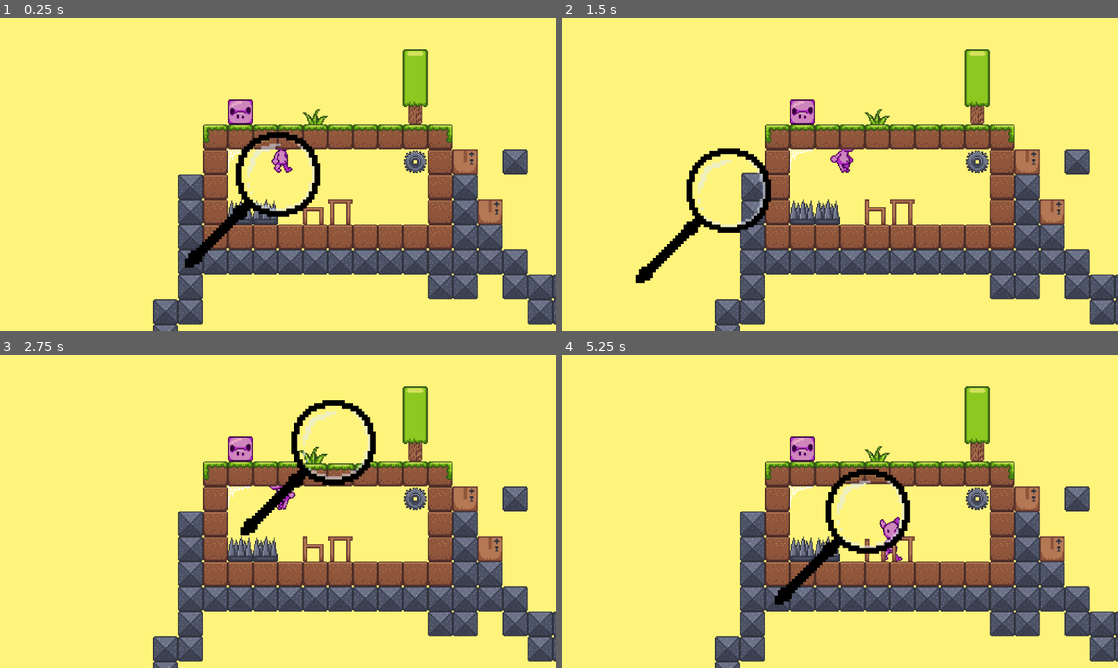
Above: before the commit, frames 1-4 (two rows, left to right).
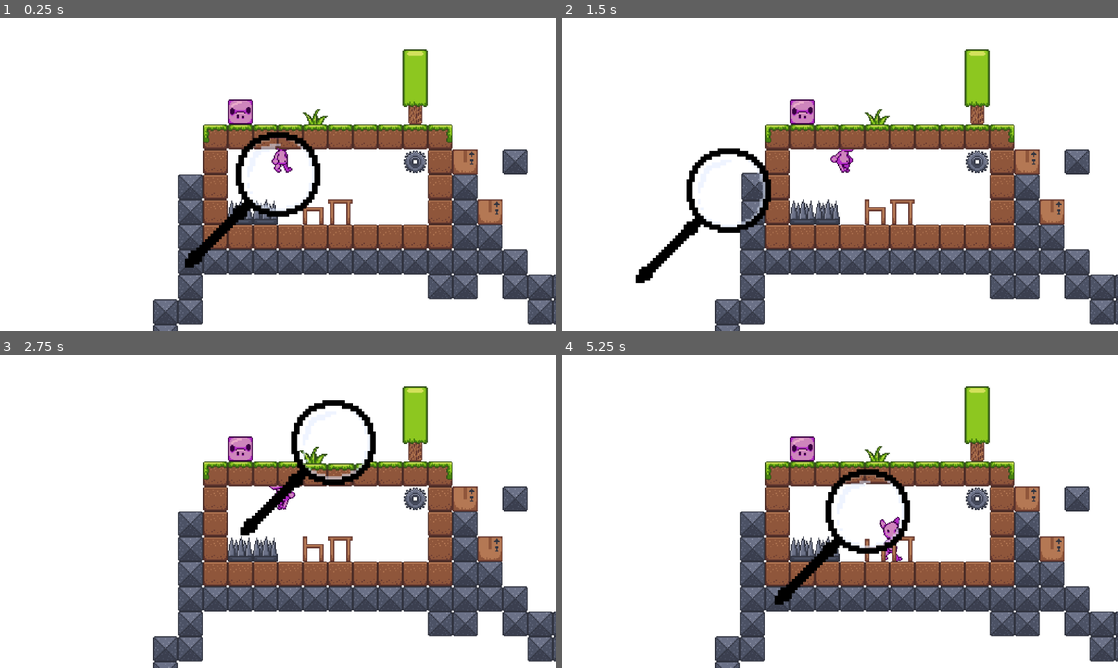
Above: after the commit, the same moments.

Repository: BlendyDev/GMTK2024
Game: Godot game, scene res://scenes/game.tscn
Same seed, same stepped clock (60 frames per second), same inputs: the game is played once before the commit and once after it.
Inputs (mouse positions are in pixels of both pictures, inside the frame that each line leads up to):
- Up to frame 1 (0.25 s): no input
- Up to frame 2 (1.5 s): move the mouse to (962, 158) at 0.52 s; hold Right (RIGHT) from 0.53 s (still down); tap Mouse wheel down (SCROLL_DOWN) at 0.6 s; tap W (UP) at 0.77 s; move the mouse to (728, 190) at 1.27 s; tap Mouse wheel up (SCROLL_UP) at 1.35 s
- Up to frame 3 (2.75 s): tap W (UP) at 1.52 s; move the mouse to (333, 442) at 2.02 s; release Right (RIGHT) at 2.03 s; hold Left (LEFT) from 2.03 s (still down); hold Shift (SHIFT) from 2.03 s (still down)
- Up to frame 4 (5.25 s): move the mouse to (812, 574) at 2.77 s; release Left (LEFT) at 2.78 s; release Shift (SHIFT) at 2.78 s; hold Right (RIGHT) 2.78-4.28 s; tap Space (SPACE) at 2.85 s; tap W (UP) at 3.02, 3.77, 4.52 s; move the mouse to (1006, 558) at 3.52 s; tap Mouse wheel down (SCROLL_DOWN) at 3.6 s; move the mouse to (673, 464) at 4.27 s; hold Left (LEFT) 4.28-5.03 s; tap Mouse wheel up (SCROLL_UP) at 4.35 s; move the mouse to (867, 511) at 5.02 s; hold Right (RIGHT) from 5.03 s (still down); hold Shift (SHIFT) from 5.03 s (still down)

The runs differ from the first frame. In frame 1, 76% of the frame differs, in the area x 0-100%, y 0-100%; in frame 2, 76%; in frame 3, 76%; in frame 4, 76%.

Commit message:
cambie el color del bg xddd

Diff:
--- a/scenes/game.tscn
+++ b/scenes/game.tscn
@@ -156,6 +156,12 @@
 [node name="Background" type="Sprite2D" parent="Camera2D"]
 texture = ExtResource("1_u2dqq")
 
+[node name="ColorRect" type="ColorRect" parent="Camera2D"]
+offset_left = -983.0
+offset_top = -560.0
+offset_right = 971.0
+offset_bottom = 553.0
+
 [node name="Player" parent="." instance=ExtResource("2_phniv")]
 position = Vector2(8, -41)
 collision_mask = 16
